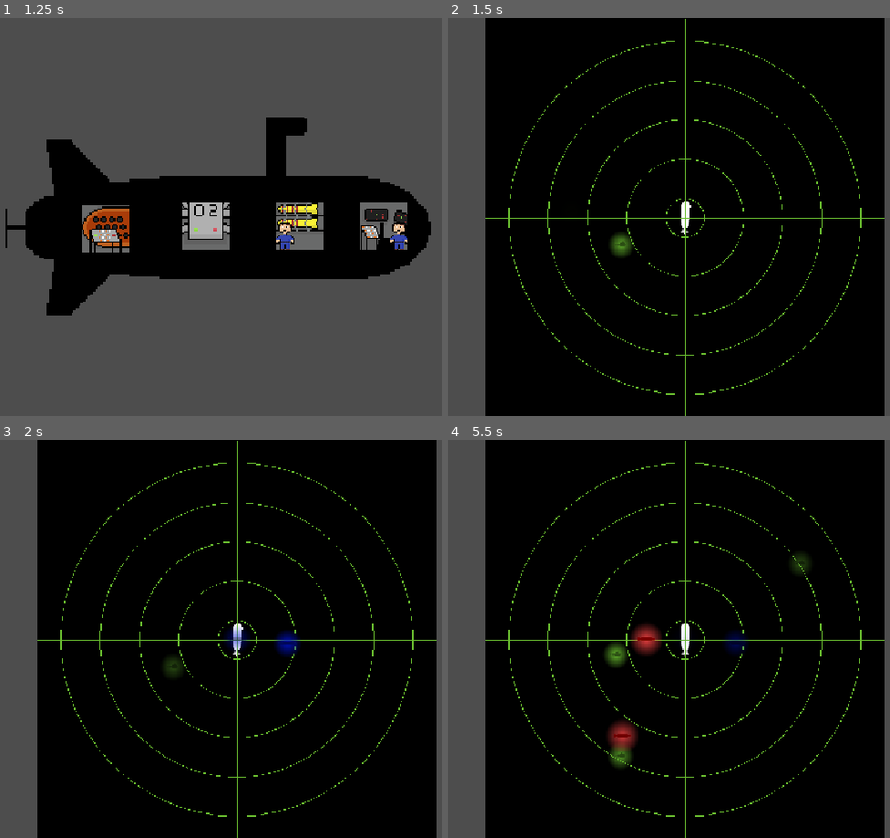
Above: before the commit, frames 1-4 (two rows, left to right).
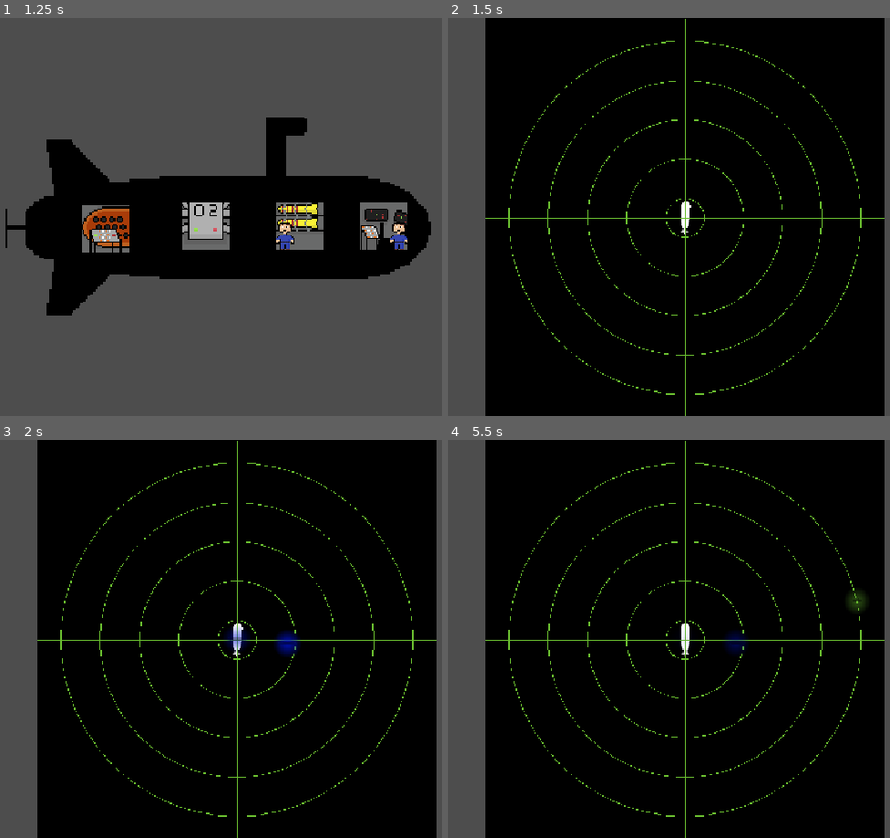
Above: after the commit, the same moments.

Repository: AJISGit/Ludum-Dare-60-Game
Game: Godot game, scene res://scenes/main_scene.tscn
The game is run twice, just before and just after one commit, with the same random seed, the same clock (stepped at 60 frames per second) and the same inputs. The engine's default icon, where the game draws it, is replaced by a stand-in: a white triangle on a blue panel in a dark square. Sound files missing from this copy of the repository are replaced by a short silence.
Inputs (mouse positions are in pixels of both pictures, inside the frame that each line leads up to):
- Up to frame 1 (1.25 s): tap Enter at 0.5 s; move the mouse to (106, 228) at 0.52 s; press the mouse at (106, 228) at 0.53 s; hold D (phys_sub_right) from 0.53 s (still down)
- Up to frame 2 (1.5 s): tap Space (switch_view) at 1.25 s; move the mouse to (748, 228) at 1.27 s; release D (phys_sub_right) at 1.28 s; release the mouse at (748, 228) at 1.28 s; hold S (phys_sub_down) from 1.28 s (still down); tap Shift (break) at 1.35 s
- Up to frame 3 (2 s): keep holding S (phys_sub_down); click (300, 650) at 1.55 s
- Up to frame 4 (5.5 s): move the mouse to (757, 551) at 2.02 s; release S (phys_sub_down) at 2.03 s; press the mouse at (757, 551) at 2.03 s; hold D (phys_sub_right) 2.03-2.78 s; move the mouse to (646, 718) at 2.77 s; release the mouse at (646, 718) at 2.78 s; hold W (phys_sub_up) 2.78-3.53 s; tap Space (switch_view) at 2.85, 4.25 s; click (646, 718) at 3.05 s; tap Enter at 3.5 s; move the mouse to (651, 650) at 3.52 s; press the mouse at (651, 650) at 3.53 s; hold A (phys_sub_left) 3.53-5.03 s; move the mouse to (832, 650) at 4.27 s; release the mouse at (832, 650) at 4.28 s; tap Shift (break) at 4.35 s; click (832, 650) at 4.55 s; move the mouse to (722, 639) at 5.02 s; press the mouse at (722, 639) at 5.03 s; hold S (phys_sub_down) from 5.03 s (still down)

Frame 1 is identical in both runs. In frame 2, 0.2% of the frame differs, in the area x 36-42%, y 53-60%; in frame 3, 0.2%; in frame 4, 1.6%, in the area x 35-95%, y 28-83%.

Commit message:
Add enemy spawner

Diff:
--- a/scenes/game_world.tscn
+++ b/scenes/game_world.tscn
@@ -2,6 +2,7 @@
 
 [ext_resource type="Script" uid="uid://df5oloh41sf3p" path="res://scripts/world.gd" id="1_0biqy"]
 [ext_resource type="PackedScene" uid="uid://bq8c36f6yfj3p" path="res://scenes/physical_sub.tscn" id="2_0vfqx"]
+[ext_resource type="Script" uid="uid://dnge0dt72twf0" path="res://scripts/enemy_spawner.gd" id="2_uh34q"]
 [ext_resource type="PackedScene" uid="uid://b48fnkshn3x54" path="res://scenes/enemy.tscn" id="3_ywgp6"]
 [ext_resource type="PackedScene" uid="uid://b85bybpeos74a" path="res://scenes/sonar_spinny_thing.tscn" id="4_0vfqx"]
 [ext_resource type="Texture2D" uid="uid://b0ehsp5c6a1yd" path="res://sprites/Sonar2.png" id="5_wbbl4"]
@@ -35,26 +36,6 @@
 texture = ExtResource("5_wbbl4")
 
 [node name="Camera2D" type="Camera2D" parent="PhysicalSub" unique_id=1970256948]
-
-[node name="Enemy" parent="." unique_id=386252729 instance=ExtResource("3_ywgp6")]
-modulate = Color(18.892157, 18.892157, 18.892157, 1)
-position = Vector2(262, 300.99994)
-scale = Vector2(0.1, 0.1)
-
-[node name="Enemy2" parent="." unique_id=1322219715 instance=ExtResource("3_ywgp6")]
-modulate = Color(18.892157, 18.892157, 18.892157, 1)
-position = Vector2(987.99994, -29.99997)
-scale = Vector2(0.1, 0.1)
-
-[node name="Enemy3" parent="." unique_id=97348620 instance=ExtResource("3_ywgp6")]
-modulate = Color(18.892157, 18.892157, 18.892157, 1)
-position = Vector2(119, 1043.9999)
-scale = Vector2(0.1, 0.1)
-
-[node name="Enemy4" parent="." unique_id=936535457 instance=ExtResource("3_ywgp6")]
-modulate = Color(18.892157, 18.892157, 18.892157, 1)
-position = Vector2(-1112.9999, 338.00018)
-scale = Vector2(0.1, 0.1)
 
 [node name="SonarSpinnyThing2" parent="." unique_id=1157046897 instance=ExtResource("4_0vfqx")]
 position = Vector2(300, 302)
@@ -92,3 +73,10 @@
 position = Vector2(502, -349)
 texture = ExtResource("8_pdbwf")
 script = ExtResource("9_u1jpj")
+
+[node name="EnemySpawner" type="Node" parent="." unique_id=1557261645]
+script = ExtResource("2_uh34q")
+enemy_resource = ExtResource("3_ywgp6")
+enemy_count = 1
+enemy_distance = 700.0
+metadata/_custom_type_script = "uid://dnge0dt72twf0"
--- a/scripts/enemy.gd
+++ b/scripts/enemy.gd
@@ -2,13 +2,14 @@
 extends Area2D
 
 
-@onready var physical_sub: PhysicalSub = %PhysicalSub
+var physical_sub: PhysicalSub
 var orbit_point: Node2D
 var reached_point: bool = false
 const TORPEDO_RESOURCE: PackedScene = preload("res://scenes/torpedo.tscn")
 
 
-func _ready() -> void:
+func setup() -> void:
+	physical_sub = $"../PhysicalSub"
 	var rand_point_idx = randi_range(0, 17)
 	print("Point: " + str(rand_point_idx))
 	orbit_point = physical_sub.get_node("OrbitPoints").get_node("Point" + str(rand_point_idx))
--- /dev/null
+++ b/scripts/enemy_spawner.gd
@@ -0,0 +1,70 @@
+extends Node
+class_name EnemySpawner
+
+
+@export var enemy_resource: PackedScene
+@export var enemy_count: int = 5
+@export var enemy_distance: float = 1000.0
+@export var rounds_till_change: int = 5
+
+@export_group("Delay")
+@export var wait_for_spawner: bool = false
+@export var rounds: int
+
+var enemies_left: int = 0
+var rounds_spawned: int = 0
+var next_change: int = rounds_till_change
+
+func on_enemy_killed():
+	enemies_left -= 1
+
+
+func spawn_enemy(position: Vector2):
+	var enemy = enemy_resource.instantiate()
+	$"..".add_child(enemy)
+	enemy.setup()
+	enemy.position = position
+	enemy.connect("tree_exiting", on_enemy_killed)
+	enemy.look_at(%PhysicalSub.position)
+
+
+	return enemy
+
+func spawn_enemies(nodes: int, distance: float) -> void:
+
+	var nodesDesired : int = nodes
+	var a : float = (2.0 * PI) / float(nodesDesired)
+
+	var max_distance: float = distance
+	var radius: float = max_distance
+
+	for i in nodesDesired:
+
+		var pos := Vector2(cos(i * a) * radius, sin(i * a) * radius)
+
+		pos.x += %PhysicalSub.position.x
+		pos.y += %PhysicalSub.position.y
+
+
+		var enemy = spawn_enemy(pos)
+		var enemy_distance: float = enemy.position.distance_to(%PhysicalSub.position)
+
+		if (enemy_distance < max_distance):
+			enemy.position += enemy.position.rotated(enemy.rotation_degrees) * (max_distance - enemy_distance)
+
+
+	enemies_left = nodesDesired
+
+
+
+
+func _process(_delta: float) -> void:
+
+	if (enemies_left <= 0):
+		rounds_spawned += 1
+
+		if (rounds_spawned >= next_change):
+			enemy_count += 1
+			next_change += rounds_till_change
+
+		spawn_enemies(enemy_count, enemy_distance)
Not shown, added: scripts/enemy_spawner.gd.uid
